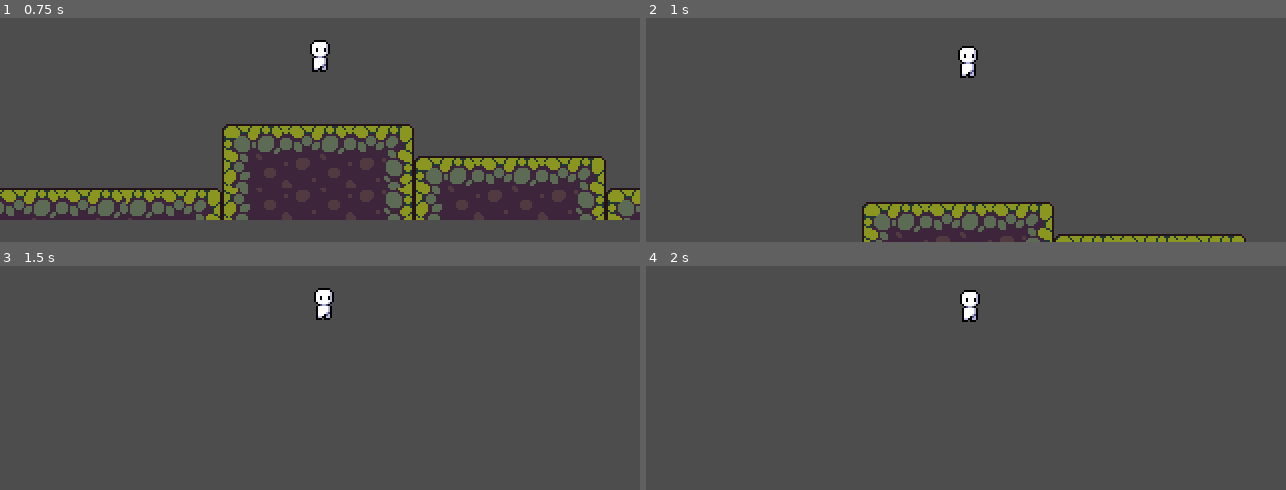
Above: before the commit, frames 1-4 (two rows, left to right).
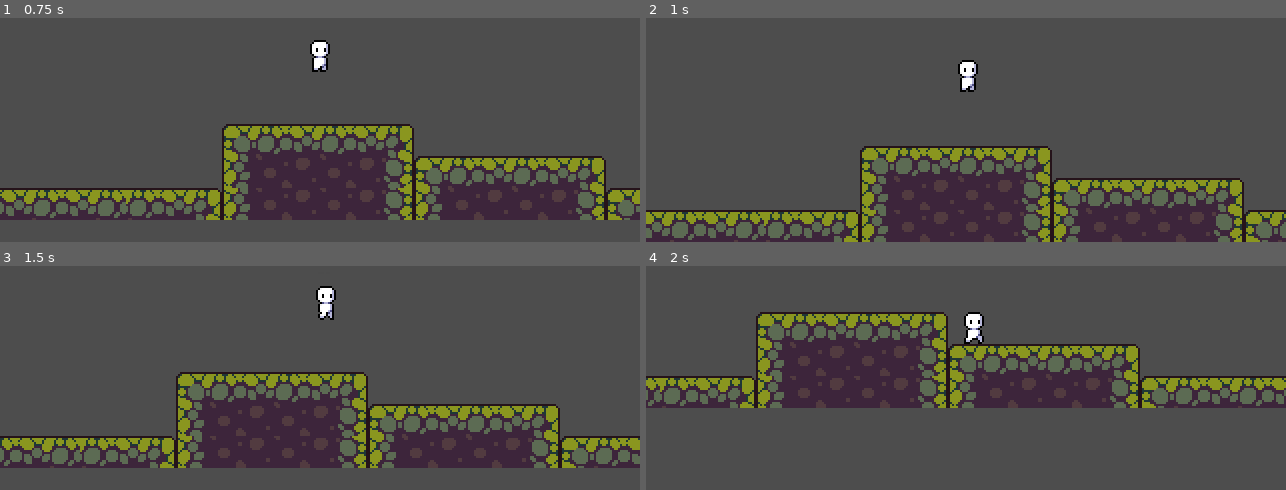
Above: after the commit, the same moments.

Repository: Loltaku/jump
Game: Godot game, scene res://scene/game.tscn
Two runs of this game, one before a commit and one after it. Both use one fixed random seed, a clock stepped at 60 frames per second and the inputs below.
Inputs:
- Up to frame 1 (0.75 s): tap Enter at 0.5 s; hold Right (move_right) from 0.53 s (still down); tap C (jump) at 0.6 s
- Up to frame 2 (1 s): keep holding Right (move_right); tap C (jump) at 0.77 s
- Up to frame 3 (1.5 s): keep holding Right (move_right); tap C (jump) at 1.07, 1.35 s
- Up to frame 4 (2 s): keep holding Right (move_right); tap C (jump) at 1.52, 1.82 s

Frame 1 is identical in both runs. In frame 2, 24% of the frame differs, in the area x 0-100%, y 12-100%; in frame 3, 26%; in frame 4, 26%, in the area x 0-100%, y 10-64%.

Commit message:
修复重大空中左脚踩右脚bug！调整速度

Diff:
--- a/script/player.gd
+++ b/script/player.gd
@@ -4,15 +4,16 @@
 @onready var coyote_timer = $CoyoteTimer                                         # 获取计时器
 
 #region 常量配置
-const MAX_SPEED := 100.0                                                         # 水平移动最大速度
-const ACCELERATION := 70.0                                                       # 加速度（像素/秒²）
-const DECELERATION := 150.0                                                      # 减速度（像素/秒²）
+const MAX_SPEED := 80.0                                                         # 水平移动最大速度
+const ACCELERATION := 90.0                                                       # 加速度（像素/秒²）
+const DECELERATION := 1000.0                                                      # 减速度（像素/秒²）
 const JUMP_VELOCITY := -250.0                                                    # 跳跃初速度
 const AIR_CONTROL := 0.5                                                         # 空中移动控制系数
 #endregion
 
 # 从项目设置获取重力值（重要修正！）
 var gravity = ProjectSettings.get_setting("physics/2d/default_gravity")
+var was_on_floor := false
 
 func _physics_process(delta: float) -> void:
 	#region 重力处理
@@ -21,21 +22,24 @@
 	#endregion
 	print("计时器状态：", "运行中" if not coyote_timer.is_stopped() else "停止")
 
-	#region 土狼时间
-	if is_on_floor():
+	#region 土狼时间计时器
+	var is_on_floor_now = is_on_floor()                                          # 地面状态变化检测
+	if was_on_floor and not is_on_floor_now:                                     # 刚离开地面
 		coyote_timer.stop()                                                      # 如果在地面，停止计时
-	else:
-		if coyote_timer.is_stopped():                                            # 只在第一次离开时启动
-			coyote_timer.start()
+	elif is_on_floor_now:                                                        # 当前在地面
+		coyote_timer.start()
 	#endregion
 
 	#region 跳跃输入
-	if Input.is_action_just_pressed("jump") and (
-		is_on_floor() or
-		 not coyote_timer.is_stopped()):
-		velocity.y = JUMP_VELOCITY
-		coyote_timer.stop()                                                      # 跳跃后立即停止
-		animated_sprite.play("jump")                                             # 立即播放跳跃动画
+	if Input.is_action_just_pressed("jump"):
+		if is_on_floor_now or not coyote_timer.is_stopped():
+			velocity.y = JUMP_VELOCITY
+			 # 无论何时跳跃都停止计时器
+			coyote_timer.stop()
+			# 立即播放跳跃动画
+			animated_sprite.play("jump")
+	 # 更新地面状态记录
+	was_on_floor = is_on_floor_now
 	#endregion
 
 	#region 移动处理
@@ -50,7 +54,7 @@
 	#endregion
 
 	move_and_slide()
-	update_animation(direction)  # 分离动画更新逻辑
+	update_animation(direction)                                                  # 分离动画更新逻辑
 
 #region 移动逻辑函数
 func handle_ground_movement(direction: float, delta: float) -> void:
